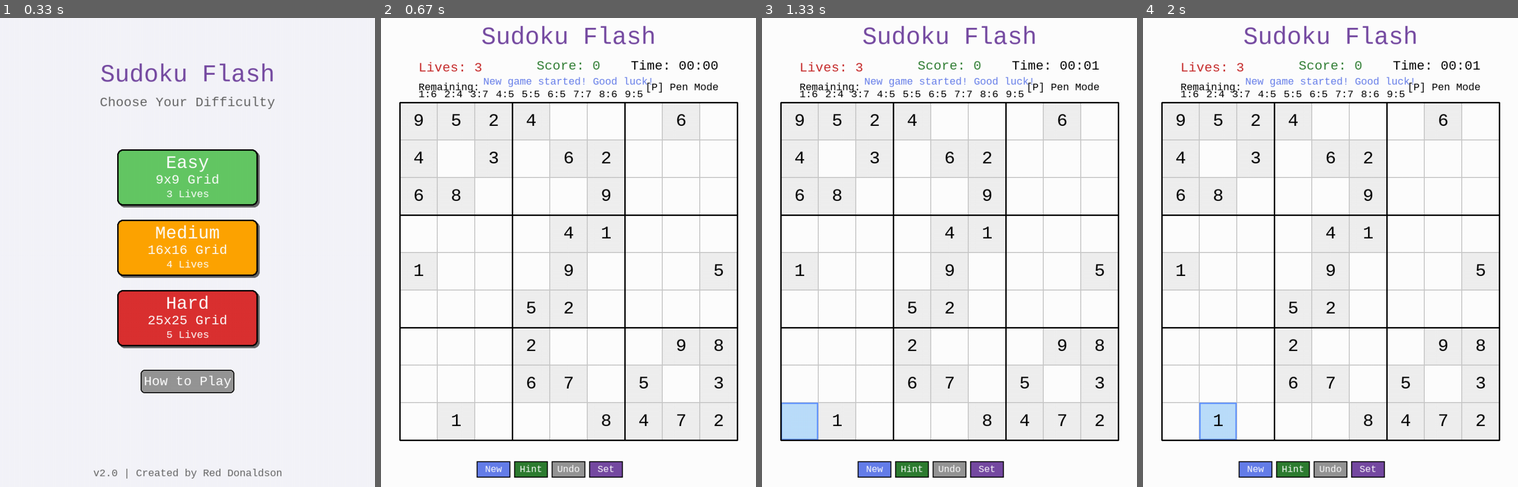
Above: before the commit, frames 1-4 (left to right).
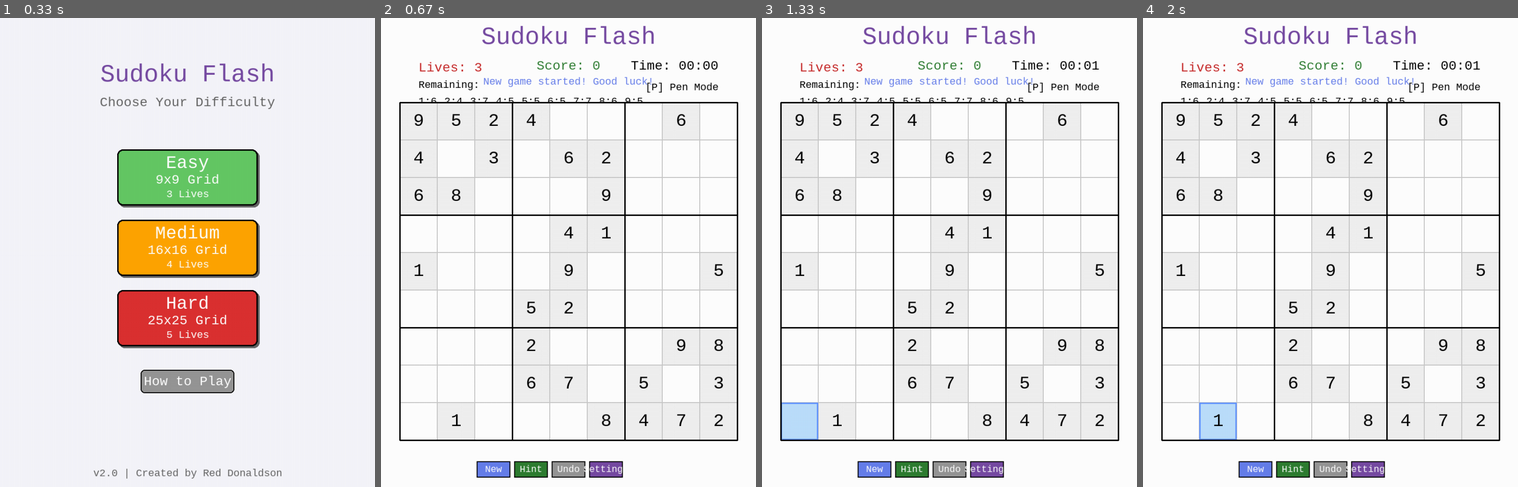
Above: after the commit, the same moments.

Repository: dbdonaldson50/PyGame-Sudoku-Flood
Game: pygame game, started from sudoku_flash.py
Two runs of this game, one before a commit and one after it. Both use one fixed random seed, a clock stepped at 60 frames per second and the inputs below.
Inputs:
- Up to frame 1 (0.33 s): no input
- Up to frame 2 (0.67 s): click "Easy" at 0.38 s
- Up to frame 3 (1.33 s): hold Right 0.67-1.13 s; hold Up from 1.17 s (still down)
- Up to frame 4 (2 s): release Up at 1.47 s; hold Right 1.5-1.97 s

Frame 1 is identical in both runs. In frame 2, 0.7% of the frame differs, in the area x 10-70%, y 13-98%; in frame 3, 0.7%; in frame 4, 0.7%.

Commit message:
Fix UI text issues: Remaining title spacing, restore Settings button, improve modal button sizing
1. Move 'Remaining:' title up and numbers down to prevent overlap (title at y=130, numbers at y=165)
2. Restore full 'Settings' and 'Remaining' button text with proper widths (95px and 110px respectively)
3. Increase settings modal difficulty button widths from 100px to 115px to accommodate text labels

Fixes user-reported issues with text overlap and button labels.

Diff:
--- a/src/sudoku_game.py
+++ b/src/sudoku_game.py
@@ -193,10 +193,10 @@
         self.buttons['settings_modal'] = pygame.Rect(modal_x, modal_y, modal_width, modal_height)
         self.buttons['settings_close'] = pygame.Rect(modal_x + modal_width - 40, modal_y + 10, 30, 30)
 
-        # Difficulty buttons
+        # Difficulty buttons - increased width to fit text
         diff_y = modal_y + 110
-        diff_width = 100
-        diff_spacing = 20
+        diff_width = 115  # Increased from 100 to accommodate text like "Hard (25x25)"
+        diff_spacing = 15  # Reduced spacing slightly to fit wider buttons
         diff_total_width = diff_width * 3 + diff_spacing * 2
         diff_start_x = modal_x + (modal_width - diff_total_width) // 2
 
--- a/src/ui_renderer.py
+++ b/src/ui_renderer.py
@@ -403,13 +403,14 @@
 
     # Draw title
     title_text = game.small_font.render("Remaining:", True, BLACK)
-    title_rect = title_text.get_rect(left=80, top=135)
+    title_rect = title_text.get_rect(left=80, top=130)
     game.screen.blit(title_text, title_rect)
 
     # Draw counts in compact format with proper spacing for Courier New
-    # FIX: Starting at y=150 instead of 155 to prevent second row from touching board at y=180
-    # With text height ~25px, first row ends at y=175, leaving 5px gap before board
-    y_pos = 150
+    # FIX: Starting at y=165 to provide gap after "Remaining:" title (ends ~155)
+    # With text height ~25px and starting at y=165, first row ends at y=190
+    # Second row (if needed) starts at y=191, leaving space before board
+    y_pos = 165
     x_pos = 80
     # FIX: Adjusted items_per_row to fit with new 55px spacing
     # With spacing=55px, starting at x=80, and window width=800:
@@ -477,15 +478,12 @@
 
 def draw_control_buttons(game):
     """Draw control buttons with hover effects"""
-    # FIX: Shortened button labels to prevent text overflow
-    # Diagnostic showed "Settings"=96px and "Digits"=72px overflowed 72px button width
-    # New labels: "Set" (36px) and "Nums" (48px) fit comfortably with padding
     button_data = [
         ('new_game', 'New', DARK_BLUE, HOVER_BLUE),
         ('hint', 'Hint', DARK_GREEN, HOVER_GREEN),
         ('undo', 'Undo', UNDO_COLOR, (180, 180, 180)),
-        ('settings', 'Set', PURPLE, HOVER_PURPLE),  # Shortened from "Settings"
-        ('remaining', 'Nums', BUTTON_ORANGE, HOVER_ORANGE)  # Shortened from "Digits"
+        ('settings', 'Settings', PURPLE, HOVER_PURPLE),
+        ('remaining', 'Remaining', BUTTON_ORANGE, HOVER_ORANGE)
     ]
 
     for key, text, color, hover_color in button_data:
